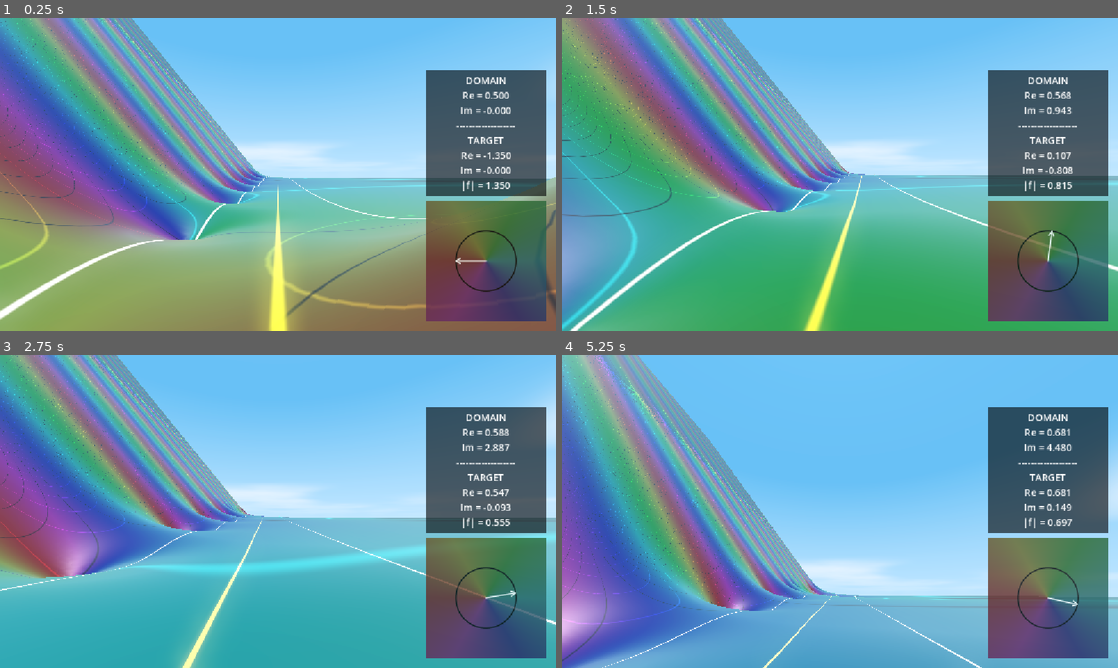
Above: before the commit, frames 1-4 (two rows, left to right).
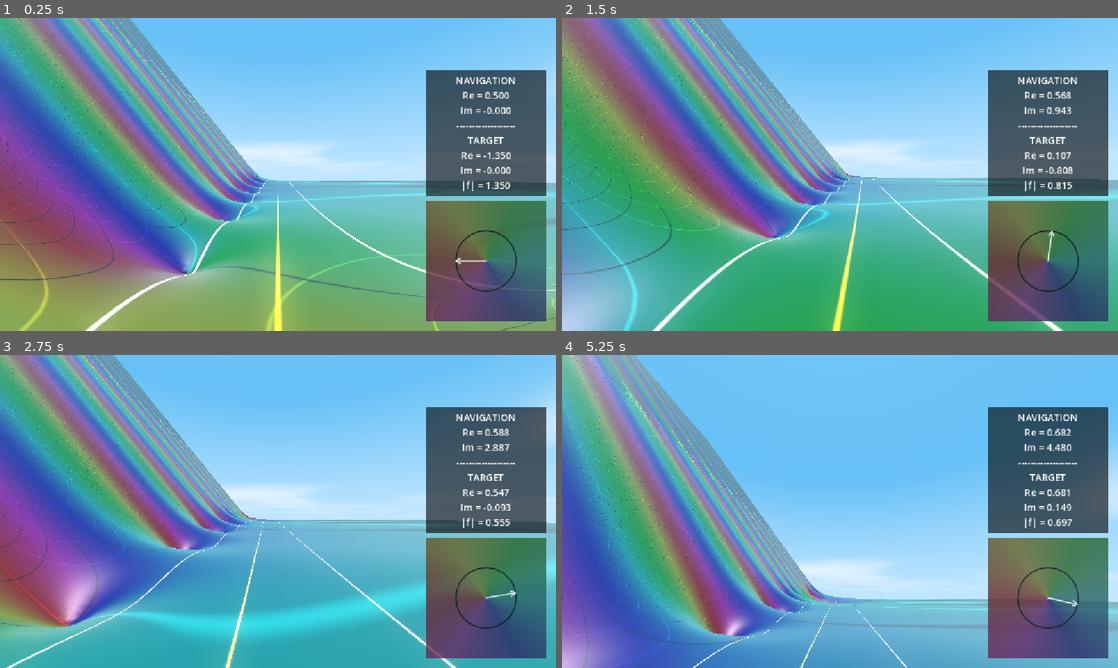
Above: after the commit, the same moments.

Repository: allanino/complex-functions-explorer
Game: Godot game, scene res://scenes/main.tscn
The game is run twice, just before and just after one commit, with the same random seed, the same clock (stepped at 60 frames per second) and the same inputs.
Inputs (mouse positions are in pixels of both pictures, inside the frame that each line leads up to):
- Up to frame 1 (0.25 s): no input
- Up to frame 2 (1.5 s): tap Enter at 0.5 s; move the mouse to (867, 174) at 0.52 s; hold W (move_forward) from 0.53 s (still down); tap G at 0.6 s; tap Space at 0.77 s; move the mouse to (812, 174) at 1.27 s; tap C at 1.35 s
- Up to frame 3 (2.75 s): keep holding W (move_forward); tap Space at 1.52 s; move the mouse to (289, 505) at 2.02 s; hold Shift from 2.03 s (still down)
- Up to frame 4 (5.25 s): move the mouse to (834, 517) at 2.77 s; release Shift at 2.78 s; tap Ctrl at 2.85 s; tap Space at 3.02, 3.77 s; move the mouse to (878, 514) at 3.52 s; tap G at 3.6 s; tap Escape (ui_cancel) at 4.15 s; release W (move_forward) at 4.25 s; click "Apply Changes" at 4.25 s; move the mouse to (795, 508) at 5.02 s; hold W (move_forward) from 5.03 s (still down); tap C at 5.1 s

The runs differ from the first frame. In frame 1, 48% of the frame differs, in the area x 0-100%, y 0-100%; in frame 2, 39%; in frame 3, 37%; in frame 4, 31%.

Commit message:
Rename DOMAIN tab to NAVIGATION and add Speed/Camera Height settings
- Renamed DOMAIN tab to NAVIGATION in options menu.
- Added 'Movement Speed' and 'Camera Height' configuration fields to the NAVIGATION tab.
- Integrated these global settings into the player controller, replacing hardcoded constants.
- Updated HUD information display to use the 'NAVIGATION' label for consistency.
- Maintained support for Shift/Ctrl movement speed multipliers based on the new configurable base speed.

Co-authored-by: allanino <5325241+allanino@users.noreply.github.com>

Diff:
--- a/scenes/hud.tscn
+++ b/scenes/hud.tscn
@@ -416,22 +416,22 @@
 placeholder_text = "(z^2 + 1)/(z - 1)"
 alignment = 1
 
-[node name="DOMAIN" type="VBoxContainer" parent="Control/MenuOverlay/CenterContainer/MainPanel/MarginContainer/ContentVBox/TabContainer"]
+[node name="NAVIGATION" type="VBoxContainer" parent="Control/MenuOverlay/CenterContainer/MainPanel/MarginContainer/ContentVBox/TabContainer"]
 visible = false
 layout_mode = 2
 theme_override_constants/separation = 20
 
-[node name="ReContainer" type="HBoxContainer" parent="Control/MenuOverlay/CenterContainer/MainPanel/MarginContainer/ContentVBox/TabContainer/DOMAIN"]
-layout_mode = 2
-
-[node name="Label" type="Label" parent="Control/MenuOverlay/CenterContainer/MainPanel/MarginContainer/ContentVBox/TabContainer/DOMAIN/ReContainer"]
+[node name="ReContainer" type="HBoxContainer" parent="Control/MenuOverlay/CenterContainer/MainPanel/MarginContainer/ContentVBox/TabContainer/NAVIGATION"]
+layout_mode = 2
+
+[node name="Label" type="Label" parent="Control/MenuOverlay/CenterContainer/MainPanel/MarginContainer/ContentVBox/TabContainer/NAVIGATION/ReContainer"]
 custom_minimum_size = Vector2(140, 0)
 layout_mode = 2
 theme_override_colors/font_color = Color(0.8, 0.8, 0.8, 1)
 theme_override_font_sizes/font_size = 18
 text = "Real (σ)"
 
-[node name="ReInput" type="LineEdit" parent="Control/MenuOverlay/CenterContainer/MainPanel/MarginContainer/ContentVBox/TabContainer/DOMAIN/ReContainer"]
+[node name="ReInput" type="LineEdit" parent="Control/MenuOverlay/CenterContainer/MainPanel/MarginContainer/ContentVBox/TabContainer/NAVIGATION/ReContainer"]
 layout_mode = 2
 size_flags_horizontal = 3
 theme_override_font_sizes/font_size = 18
@@ -440,23 +440,61 @@
 text = "0.5"
 alignment = 1
 
-[node name="ImContainer" type="HBoxContainer" parent="Control/MenuOverlay/CenterContainer/MainPanel/MarginContainer/ContentVBox/TabContainer/DOMAIN"]
-layout_mode = 2
-
-[node name="Label" type="Label" parent="Control/MenuOverlay/CenterContainer/MainPanel/MarginContainer/ContentVBox/TabContainer/DOMAIN/ImContainer"]
+[node name="ImContainer" type="HBoxContainer" parent="Control/MenuOverlay/CenterContainer/MainPanel/MarginContainer/ContentVBox/TabContainer/NAVIGATION"]
+layout_mode = 2
+
+[node name="Label" type="Label" parent="Control/MenuOverlay/CenterContainer/MainPanel/MarginContainer/ContentVBox/TabContainer/NAVIGATION/ImContainer"]
 custom_minimum_size = Vector2(140, 0)
 layout_mode = 2
 theme_override_colors/font_color = Color(0.8, 0.8, 0.8, 1)
 theme_override_font_sizes/font_size = 18
 text = "Imaginary (t)"
 
-[node name="ImInput" type="LineEdit" parent="Control/MenuOverlay/CenterContainer/MainPanel/MarginContainer/ContentVBox/TabContainer/DOMAIN/ImContainer"]
+[node name="ImInput" type="LineEdit" parent="Control/MenuOverlay/CenterContainer/MainPanel/MarginContainer/ContentVBox/TabContainer/NAVIGATION/ImContainer"]
 layout_mode = 2
 size_flags_horizontal = 3
 theme_override_font_sizes/font_size = 18
 theme_override_styles/normal = SubResource("StyleBoxFlat_input")
 theme_override_styles/focus = SubResource("StyleBoxFlat_input")
 text = "0.0"
+alignment = 1
+
+[node name="SpeedContainer" type="HBoxContainer" parent="Control/MenuOverlay/CenterContainer/MainPanel/MarginContainer/ContentVBox/TabContainer/NAVIGATION"]
+layout_mode = 2
+
+[node name="Label" type="Label" parent="Control/MenuOverlay/CenterContainer/MainPanel/MarginContainer/ContentVBox/TabContainer/NAVIGATION/SpeedContainer"]
+custom_minimum_size = Vector2(140, 0)
+layout_mode = 2
+theme_override_colors/font_color = Color(0.8, 0.8, 0.8, 1)
+theme_override_font_sizes/font_size = 18
+text = "Move Speed"
+
+[node name="SpeedInput" type="LineEdit" parent="Control/MenuOverlay/CenterContainer/MainPanel/MarginContainer/ContentVBox/TabContainer/NAVIGATION/SpeedContainer"]
+layout_mode = 2
+size_flags_horizontal = 3
+theme_override_font_sizes/font_size = 18
+theme_override_styles/normal = SubResource("StyleBoxFlat_input")
+theme_override_styles/focus = SubResource("StyleBoxFlat_input")
+text = "10.0"
+alignment = 1
+
+[node name="CameraHeightContainer" type="HBoxContainer" parent="Control/MenuOverlay/CenterContainer/MainPanel/MarginContainer/ContentVBox/TabContainer/NAVIGATION"]
+layout_mode = 2
+
+[node name="Label" type="Label" parent="Control/MenuOverlay/CenterContainer/MainPanel/MarginContainer/ContentVBox/TabContainer/NAVIGATION/CameraHeightContainer"]
+custom_minimum_size = Vector2(140, 0)
+layout_mode = 2
+theme_override_colors/font_color = Color(0.8, 0.8, 0.8, 1)
+theme_override_font_sizes/font_size = 18
+text = "Camera Height"
+
+[node name="CameraHeightInput" type="LineEdit" parent="Control/MenuOverlay/CenterContainer/MainPanel/MarginContainer/ContentVBox/TabContainer/NAVIGATION/CameraHeightContainer"]
+layout_mode = 2
+size_flags_horizontal = 3
+theme_override_font_sizes/font_size = 18
+theme_override_styles/normal = SubResource("StyleBoxFlat_input")
+theme_override_styles/focus = SubResource("StyleBoxFlat_input")
+text = "1.8"
 alignment = 1
 
 [node name="RENDERING" type="VBoxContainer" parent="Control/MenuOverlay/CenterContainer/MainPanel/MarginContainer/ContentVBox/TabContainer"]
--- a/scripts/field.gd
+++ b/scripts/field.gd
@@ -11,6 +11,8 @@
 static var height_type: int = 0 # 0: Log, 1: Abs
 static var height_a: float = 3.0
 static var height_epsilon: float = 1.0
+static var movement_speed: float = 10.0
+static var camera_height: float = 1.8
 
 static var rational_num_coeffs: PackedFloat32Array = PackedFloat32Array([0, 0, 0, 0, 0, 0, 0, 0, 0, 0])
 static var rational_den_coeffs: PackedFloat32Array = PackedFloat32Array([0, 0, 0, 0, 0, 0, 0, 0, 0, 0])
--- a/scripts/hud.gd
+++ b/scripts/hud.gd
@@ -18,8 +18,10 @@
 @onready var rational_container = $Control/MenuOverlay/CenterContainer/MainPanel/MarginContainer/ContentVBox/TabContainer/FUNCTION/RationalContainer
 @onready var rational_input = $Control/MenuOverlay/CenterContainer/MainPanel/MarginContainer/ContentVBox/TabContainer/FUNCTION/RationalContainer/RationalInput
 
-@onready var re_input = $Control/MenuOverlay/CenterContainer/MainPanel/MarginContainer/ContentVBox/TabContainer/DOMAIN/ReContainer/ReInput
-@onready var im_input = $Control/MenuOverlay/CenterContainer/MainPanel/MarginContainer/ContentVBox/TabContainer/DOMAIN/ImContainer/ImInput
+@onready var re_input = $Control/MenuOverlay/CenterContainer/MainPanel/MarginContainer/ContentVBox/TabContainer/NAVIGATION/ReContainer/ReInput
+@onready var im_input = $Control/MenuOverlay/CenterContainer/MainPanel/MarginContainer/ContentVBox/TabContainer/NAVIGATION/ImContainer/ImInput
+@onready var speed_input = $Control/MenuOverlay/CenterContainer/MainPanel/MarginContainer/ContentVBox/TabContainer/NAVIGATION/SpeedContainer/SpeedInput
+@onready var camera_height_input = $Control/MenuOverlay/CenterContainer/MainPanel/MarginContainer/ContentVBox/TabContainer/NAVIGATION/CameraHeightContainer/CameraHeightInput
 
 @onready var normals_button = $Control/MenuOverlay/CenterContainer/MainPanel/MarginContainer/ContentVBox/TabContainer/RENDERING/ShadingContainer/NormalsButton
 @onready var curves_checkbox = $Control/MenuOverlay/CenterContainer/MainPanel/MarginContainer/ContentVBox/TabContainer/RENDERING/CurvesContainer/CurvesCheckbox
@@ -63,6 +65,8 @@
 			re_input.text = "%.3f" % (player.global_position.x * 0.1)
 			im_input.text = "%.3f" % (-player.global_position.z * 0.1)
 		iter_input.text = str(Field.iterations)
+		speed_input.text = str(Field.movement_speed)
+		camera_height_input.text = str(Field.camera_height)
 		height_a_input.text = str(Field.height_a)
 		height_eps_input.text = str(Field.height_epsilon)
 		normals_button.selected = Field.surface_shading_mode
@@ -122,8 +126,12 @@
 	var iters = int(iter_input.text)
 	var h_a = float(height_a_input.text)
 	var h_eps = float(height_eps_input.text)
+	var m_speed = float(speed_input.text)
+	var c_height = float(camera_height_input.text)
 
 	Field.iterations = iters
+	Field.movement_speed = m_speed
+	Field.camera_height = c_height
 	Field.height_a = h_a
 	Field.height_epsilon = h_eps
 	Field.surface_shading_mode = normals_button.selected
@@ -164,4 +172,4 @@
 	material.set_shader_parameter("current_f", f)
 	material.set_shader_parameter("scale", current_scale)
 
-	pos_label.text = "DOMAIN\nRe = %.3f\nIm = %.3f\n-------------------\nTARGET\nRe = %.3f\nIm = %.3f\n|f| = %.3f" % [x * 0.1, -z * 0.1, f.x, f.y, f.length()]
+	pos_label.text = "NAVIGATION\nRe = %.3f\nIm = %.3f\n-------------------\nTARGET\nRe = %.3f\nIm = %.3f\n|f| = %.3f" % [x * 0.1, -z * 0.1, f.x, f.y, f.length()]
--- a/scripts/player_controller.gd
+++ b/scripts/player_controller.gd
@@ -1,8 +1,6 @@
 extends CharacterBody3D
 
-const SPEED = 10.0
 const MOUSE_SENSITIVITY = 0.002
-const PLAYER_HEIGHT = 1.8
 const DOUBLE_PRESS_TIME = 0.3
 const CRITICAL_LINE_X = 5.0
 
@@ -66,7 +64,7 @@
 		if manual_input != Vector2.ZERO or Input.is_key_pressed(KEY_SPACE):
 			auto_walk_state = AutoWalkState.NONE
 
-	var current_speed = SPEED
+	var current_speed = Field.movement_speed
 	if auto_walk_state == AutoWalkState.NONE:
 		if Input.is_key_pressed(KEY_SHIFT):
 			current_speed *= 2.0
@@ -135,6 +133,6 @@
 	var terrain_h = get_terrain_height(global_position.x, global_position.z)
 
 	# Snap player to terrain height + offset
-	global_position.y = terrain_h + height_offset
+	global_position.y = terrain_h + Field.camera_height + height_offset
 
 	move_and_slide()
